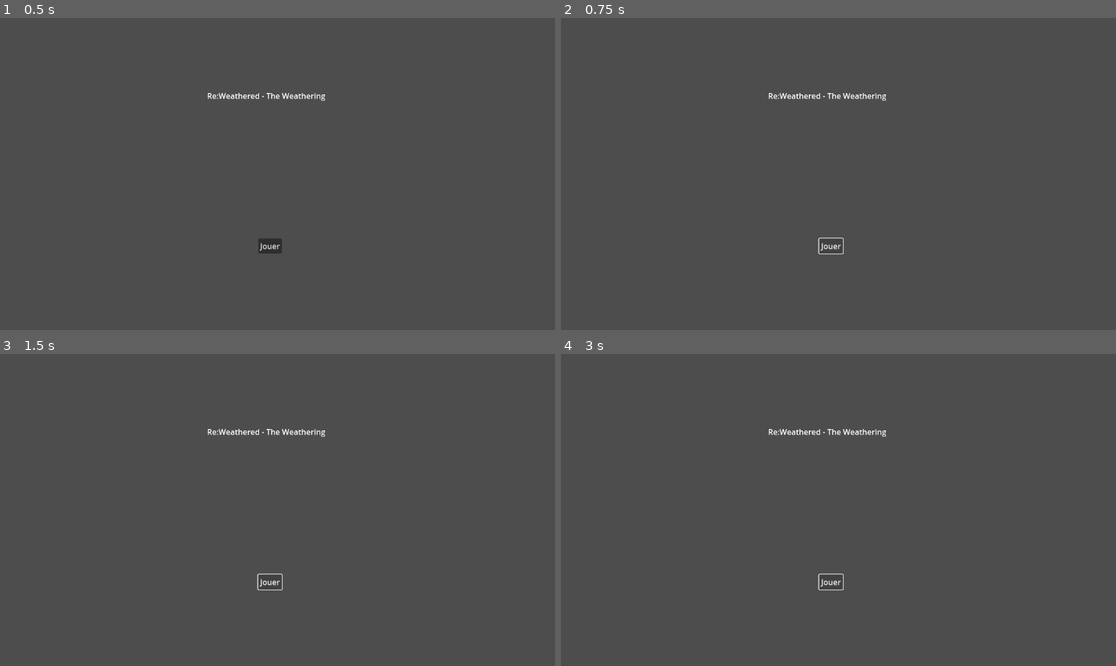
Above: before the commit, frames 1-4 (two rows, left to right).
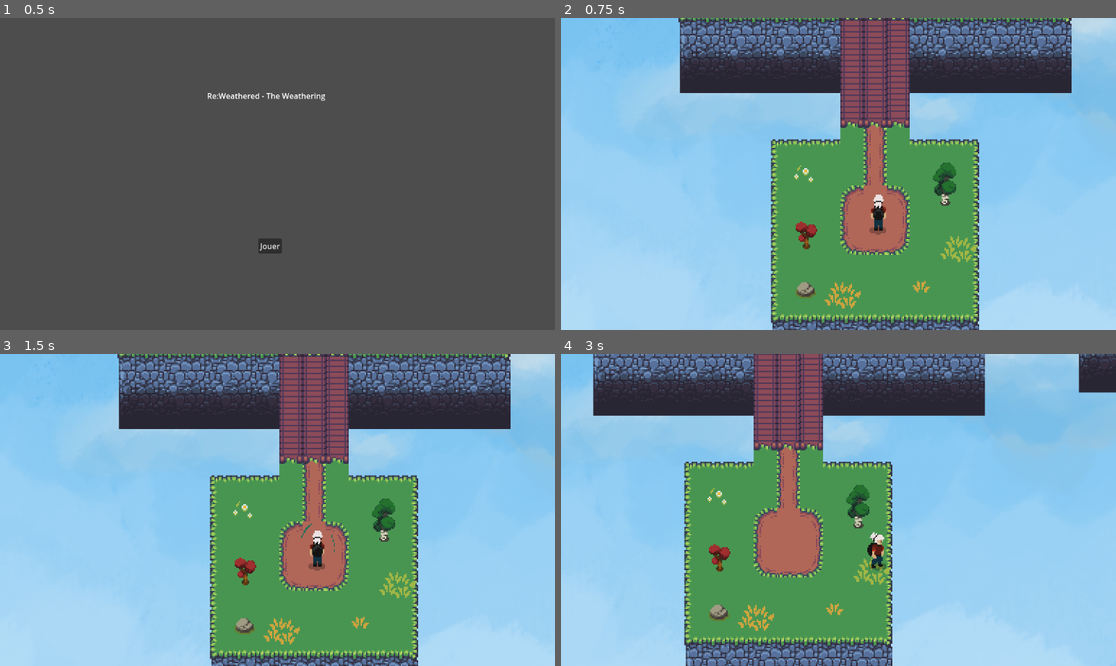
Above: after the commit, the same moments.

Repository: ivelter/cgj2024
Game: Godot game, scene res://scenes/menu/mainmenu.tscn
The game is run twice, just before and just after one commit, with the same random seed, the same clock (stepped at 60 frames per second) and the same inputs.
Inputs (mouse positions are in pixels of both pictures, inside the frame that each line leads up to):
- Up to frame 1 (0.5 s): no input
- Up to frame 2 (0.75 s): click "Jouer" at 0.5 s
- Up to frame 3 (1.5 s): click (271, 581) at 1.25 s, where only the run before the commit has a clickable "Jouer"
- Up to frame 4 (3 s): tap Enter at 2 s; hold D (move_right) 2.03-2.78 s; hold Shift (dash) 2.03-2.78 s; hold S (move_down) from 2.78 s (still down); tap Q (interact) at 2.85 s

Frame 1 is identical in both runs. In frame 2, 95% of the frame differs, in the area x 0-100%, y 0-100%; in frame 3, 95%; in frame 4, 95%.

Commit message:
petit probleme de nom

Diff:
--- a/scripts/ui/playbutton.gd
+++ b/scripts/ui/playbutton.gd
@@ -13,5 +13,5 @@
 # Appelée quand on clique sur le bouton
 func _on_pressed():
 	# print_debug("Clic!")
-	SceneManager.load_scene("game/Level1.tscn")
+	SceneManager.load_scene("game/ile0.tscn")
 	# get_tree().change_scene_to_file("res://scenes/game/Level1.tscn")
Not shown: 1 places in scenes/game/ile0.tscn that only renumber resources
